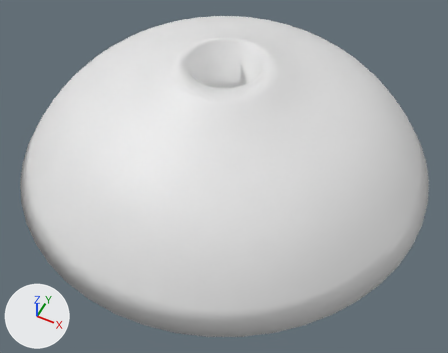
Before and after pictures for a commit that changed the Blender file lamp/lamp-v4.blend.
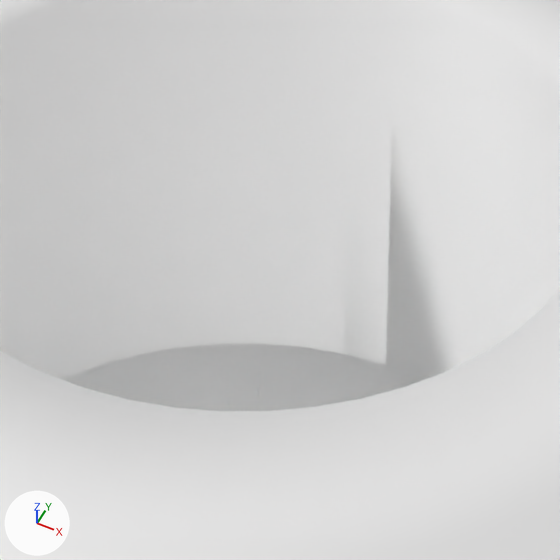
Old and new are each drawn whole from a 50 mm camera at (0.58, -1.165, 1.354) aimed at (0.059, -0.122, 0.05) and again close up on the part from 44% to 58% of the width and 12% to 30% of the height. Every picture has the same lights, and +X, +Y and +Z are marked at lower left.

Before the edit, the objects in view are built like this:
```python
cu_beziercircle = bpy.data.curves.new('BezierCircle', 'CURVE')
cu_beziercircle.dimensions = '3D'
_sp = cu_beziercircle.splines.new('BEZIER'); _sp.bezier_points.add(3)
_sp.bezier_points.foreach_set('co', [-0.5, 0.0, 0.0, 0.0, 0.5, 0.0, 0.5, 0.0, 0.0, 0.0, -0.5, 0.0])
_sp.bezier_points.foreach_set('handle_left', [-0.5, -0.276, 0.0, -0.276, 0.5, 0.0, 0.5, 0.276, 0.0, 0.276, -0.5, 0.0])
_sp.bezier_points.foreach_set('handle_right', [-0.5, 0.276, 0.0, 0.276, 0.5, 0.0, 0.5, -0.276, 0.0, -0.276, -0.5, 0.0])
for _p, _l, _r in zip(_sp.bezier_points, ['AUTO', 'AUTO', 'AUTO', 'AUTO'], ['AUTO', 'AUTO', 'AUTO', 'AUTO']): _p.handle_left_type = _l; _p.handle_right_type = _r
_sp.order_u = 0
_sp.order_v = 0
_sp.use_cyclic_u = True
cu_beziercircle.use_path = True
cu_beziercircle.use_path_clamp = True
cu_beziercircle.bevel_mode = 'OBJECT'
cu_beziercircle.bevel_resolution = 0
cu_beziercircle.fill_mode = 'HALF'
cu_beziercircle.bevel_object = ob_base_curve
ob_base = bpy.data.objects.new('Base', cu_beziercircle)
ob_base.location = (0.0, 0.0, 0.0)
```
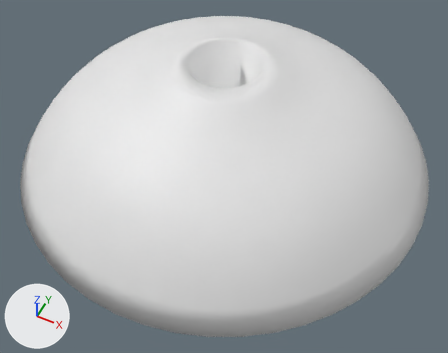
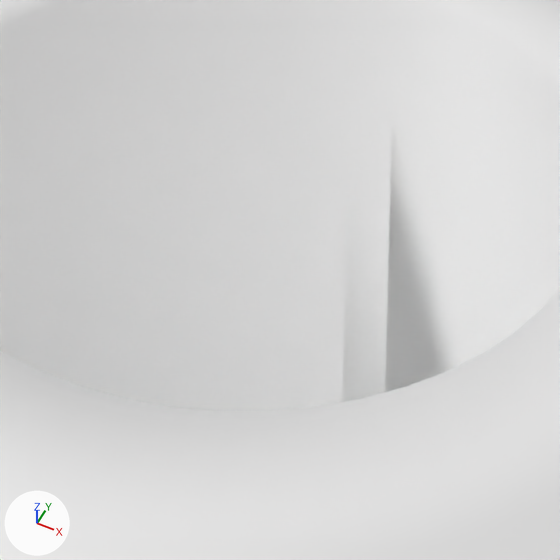
Changed parts and their boxes [x1, y1, x2, y2] in the close-ups (560 x 560 px):
'Base', reshaped
    both: [0, 0, 560, 560]

The change, as a list of edits to the scene's bpy script:
```text
Change cu_beziercurve:
    where _sp = cu_beziercurve.splines.new('BEZIER'); _sp.bezier_points.add(5)
    remove _sp.bezier_points.foreach_set('co', [2.0, 0.0, 0.0, -0.409, 0.0, 0.0, 1.426, 0.323, 0.0, 1.6, 0.341, 0.0, 1.6, 0.2, 0.0, 2.0, 0.2, 0.0])
    remove _sp.bezier_points.foreach_set('handle_left', [2.5, 0.0, 0.0, 0.394, 0.0, 0.0, 0.814, 0.236, 0.0, 1.542, 0.335, 0.0, 1.6, 0.247, 0.0, 1.867, 0.2, 0.0])
    remove _sp.bezier_points.foreach_set('handle_right', [1.197, 0.0, 0.0, 0.203, 0.271, 0.0, 1.484, 0.329, 0.0, 1.6, 0.294, 0.0, 1.733, 0.2, 0.0, 2.133, 0.2, 0.0])
    add _sp.bezier_points.foreach_set('co', [2.0, 0.0, 0.0, -0.409, 0.0, 0.0, 1.426, 0.323, 0.0, 1.6, 0.341, 0.0, 1.6, 0.0435, 0.0, 2.0, 0.0435, 0.0])
    add _sp.bezier_points.foreach_set('handle_left', [2.5, 0.0, 0.0, 0.394, 0.0, 0.0, 0.814, 0.236, 0.0, 1.542, 0.335, 0.0, 1.6, 0.143, 0.0, 1.867, 0.0435, 0.0])
    add _sp.bezier_points.foreach_set('handle_right', [1.197, 0.0, 0.0, 0.203, 0.271, 0.0, 1.484, 0.329, 0.0, 1.6, 0.242, 0.0, 1.733, 0.0435, 0.0, 2.133, 0.0435, 0.0])
```
